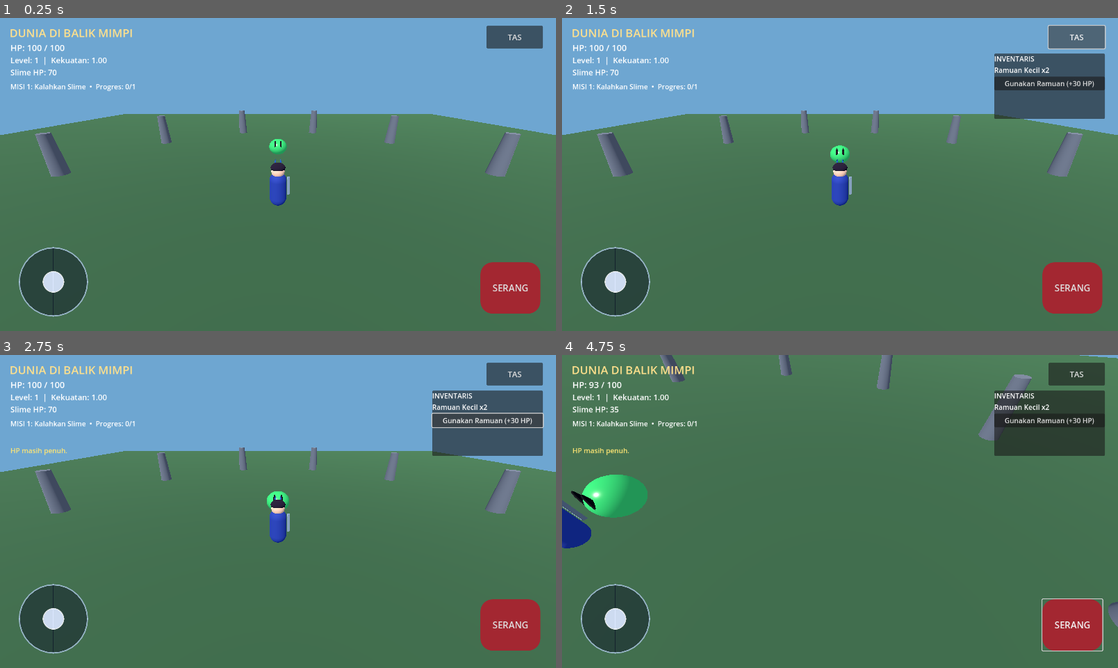
Above: before the commit, frames 1-4 (two rows, left to right).
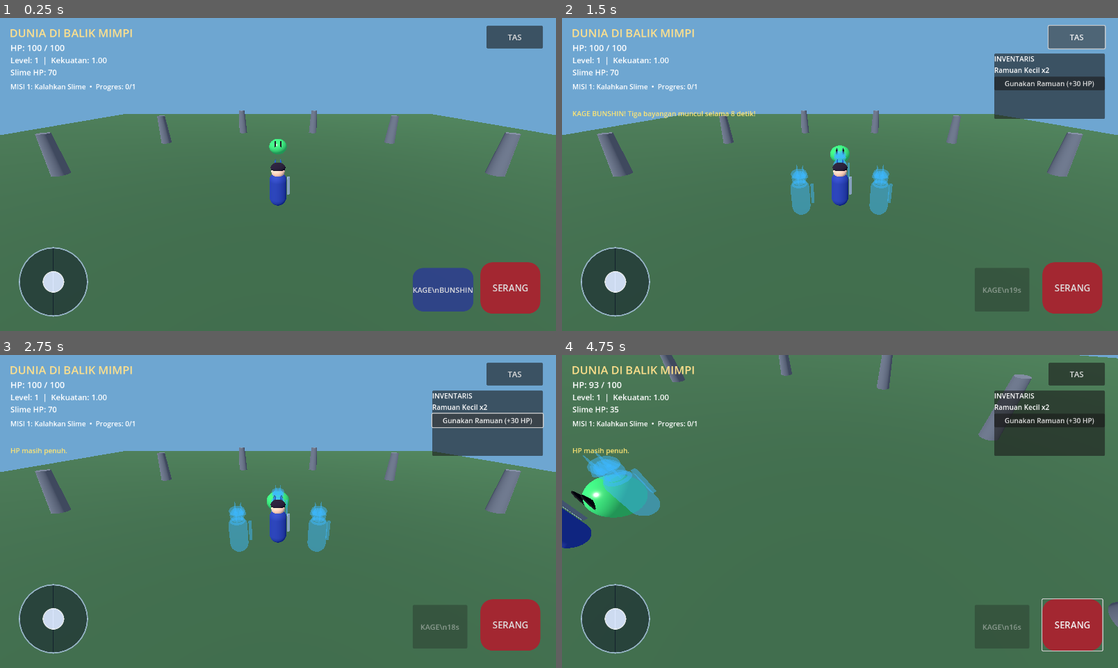
Above: after the commit, the same moments.

Repository: anjingsayang80-ui/Dunia-di-Balik-Mimpi
Game: Godot game, scene res://scenes/main.tscn
The game is run twice, just before and just after one commit, with the same random seed, the same clock (stepped at 60 frames per second) and the same inputs.
Inputs (mouse positions are in pixels of both pictures, inside the frame that each line leads up to):
- Up to frame 1 (0.25 s): no input
- Up to frame 2 (1.5 s): click (1006, 290) at 0.5 s, where only the run after the commit has a clickable "KAGE\nBUNSHIN"; click "TAS" at 1.25 s
- Up to frame 3 (2.75 s): click "Gunakan Ramuan (+30 HP)" at 2 s
- Up to frame 4 (4.75 s): click "SERANG" at 2.75 s; tap Enter at 3.5 s; move the mouse to (962, 495) at 3.52 s; hold Right (ui_right) 3.53-4.25 s; click (962, 495) at 3.67 s; drag from (728, 527) to (812, 574) at 4.27 s

The runs differ from the first frame. In frame 1, 1.5% of the frame differs, in the area x 74-86%, y 79-94%; in frame 2, 2.6%; in frame 3, 2.4%; in frame 4, 2.7%, in the area x 3-84%, y 30-94%.

Commit message:
Add three Kage Bunshin shadow clone skill

Diff:
--- a/android-game/scripts/main.gd
+++ b/android-game/scripts/main.gd
@@ -12,6 +12,10 @@
 var camera_last_touch := Vector2.ZERO
 var camera_mouse_drag := false
 var attack_button: Button
+var clone_button: Button
+var shadow_clones: Array[Node3D] = []
+var clone_time_left := 0.0
+var clone_cooldown := 0.0
 var hp_text: Label
 var stats_text: Label
 var enemy_text: Label
@@ -289,6 +293,62 @@
     attack_button.pressed.connect(hero.attack)
     layer.add_child(attack_button)
 
+    clone_button = Button.new()
+    clone_button.text = "KAGE\nBUNSHIN"
+    clone_button.position = Vector2(-330, -145)
+    clone_button.size = Vector2(126, 100)
+    clone_button.anchor_left = 1.0
+    clone_button.anchor_right = 1.0
+    clone_button.anchor_top = 1.0
+    clone_button.anchor_bottom = 1.0
+    clone_button.add_theme_font_size_override("font_size", 17)
+    var clone_style := StyleBoxFlat.new()
+    clone_style.bg_color = Color(0.18, 0.25, 0.55, 0.92)
+    clone_style.corner_radius_top_left = 24
+    clone_style.corner_radius_top_right = 24
+    clone_style.corner_radius_bottom_left = 24
+    clone_style.corner_radius_bottom_right = 24
+    clone_button.add_theme_stylebox_override("normal", clone_style)
+    clone_button.pressed.connect(_activate_shadow_clones)
+    layer.add_child(clone_button)
+
+func _activate_shadow_clones() -> void:
+    if clone_cooldown > 0.0 or not is_instance_valid(hero):
+        return
+    _clear_shadow_clones()
+    clone_time_left = 8.0
+    clone_cooldown = 20.0
+    var offsets := [Vector3(-1.8, 0.0, 0.8), Vector3(1.8, 0.0, 0.8), Vector3(0.0, 0.0, -2.0)]
+    for i in range(3):
+        var shadow := Node3D.new()
+        shadow.name = "KageBunshin%d" % (i + 1)
+        add_child(shadow)
+        for child in hero.get_children():
+            if child is MeshInstance3D:
+                var ghost_mesh := child.duplicate() as MeshInstance3D
+                ghost_mesh.material_override = _make_shadow_material()
+                shadow.add_child(ghost_mesh)
+        shadow.position = hero.global_position + offsets[i]
+        shadow.rotation = hero.rotation
+        shadow_clones.append(shadow)
+    game_state.last_notice = "KAGE BUNSHIN! Tiga bayangan muncul selama 8 detik!"
+
+func _make_shadow_material() -> StandardMaterial3D:
+    var material := StandardMaterial3D.new()
+    material.albedo_color = Color(0.24, 0.72, 1.0, 0.48)
+    material.transparency = BaseMaterial3D.TRANSPARENCY_ALPHA
+    material.shading_mode = BaseMaterial3D.SHADING_MODE_UNSHADED
+    material.emission_enabled = true
+    material.emission = Color(0.08, 0.42, 1.0)
+    material.emission_energy_multiplier = 1.6
+    return material
+
+func _clear_shadow_clones() -> void:
+    for shadow in shadow_clones:
+        if is_instance_valid(shadow):
+            shadow.queue_free()
+    shadow_clones.clear()
+
 func _toggle_inventory() -> void:
     inventory_panel.visible = not inventory_panel.visible
     _refresh_inventory()
@@ -363,6 +423,22 @@
     camera_node.rotation.x = clampf(camera_node.rotation.x - delta.y * 0.004, deg_to_rad(-55.0), deg_to_rad(5.0))
 
 func _process(delta: float) -> void:
+    clone_cooldown = maxf(0.0, clone_cooldown - delta)
+    if clone_time_left > 0.0:
+        clone_time_left -= delta
+        if is_instance_valid(hero):
+            var offsets := [Vector3(-1.8, 0.0, 0.8), Vector3(1.8, 0.0, 0.8), Vector3(0.0, 0.0, -2.0)]
+            for i in range(shadow_clones.size()):
+                var shadow := shadow_clones[i]
+                if is_instance_valid(shadow):
+                    var target_pos: Vector3 = hero.global_position + offsets[i].rotated(Vector3.UP, hero.rotation.y)
+                    shadow.global_position = shadow.global_position.lerp(target_pos, minf(1.0, delta * 7.0))
+                    shadow.rotation.y = hero.rotation.y
+        if clone_time_left <= 0.0:
+            _clear_shadow_clones()
+    if is_instance_valid(clone_button):
+        clone_button.disabled = clone_cooldown > 0.0
+        clone_button.text = "KAGE\\n%.0fs" % clone_cooldown if clone_cooldown > 0.0 else "KAGE\\nBUNSHIN"
     if is_instance_valid(hero):
         hero.mobile_move = move_vector
         if hero.hp <= 0:
